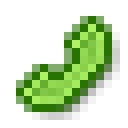
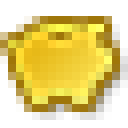
The second 128 × 128 image is a revision of the first. Changes to its layers:
showed group "yelow" (8 layers) over (8, 24, 112, 104)
added group "piggy-bank" (1st of 2, in "yelow") with 1 layers in group "yelow" over (8, 24, 112, 104)
added layer "piggy-bank" (2nd of 2, in "yelow" › "piggy-bank") in group "piggy-bank" over (8, 24, 112, 104)
hid group "green" (25 layers) over (16, 16, 112, 104)
